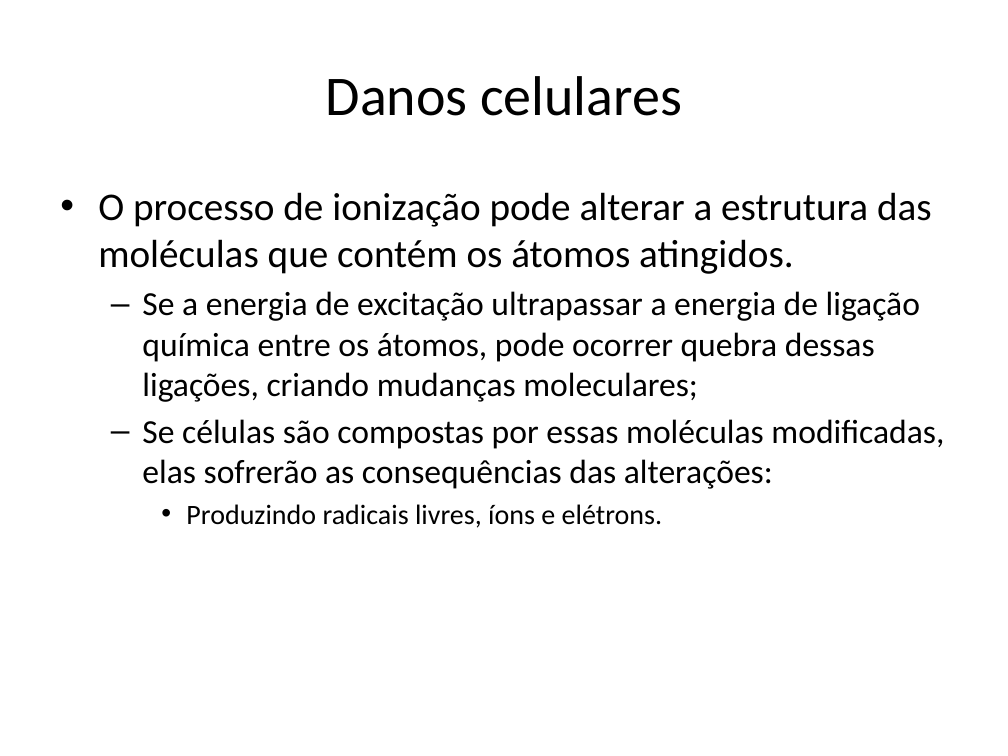
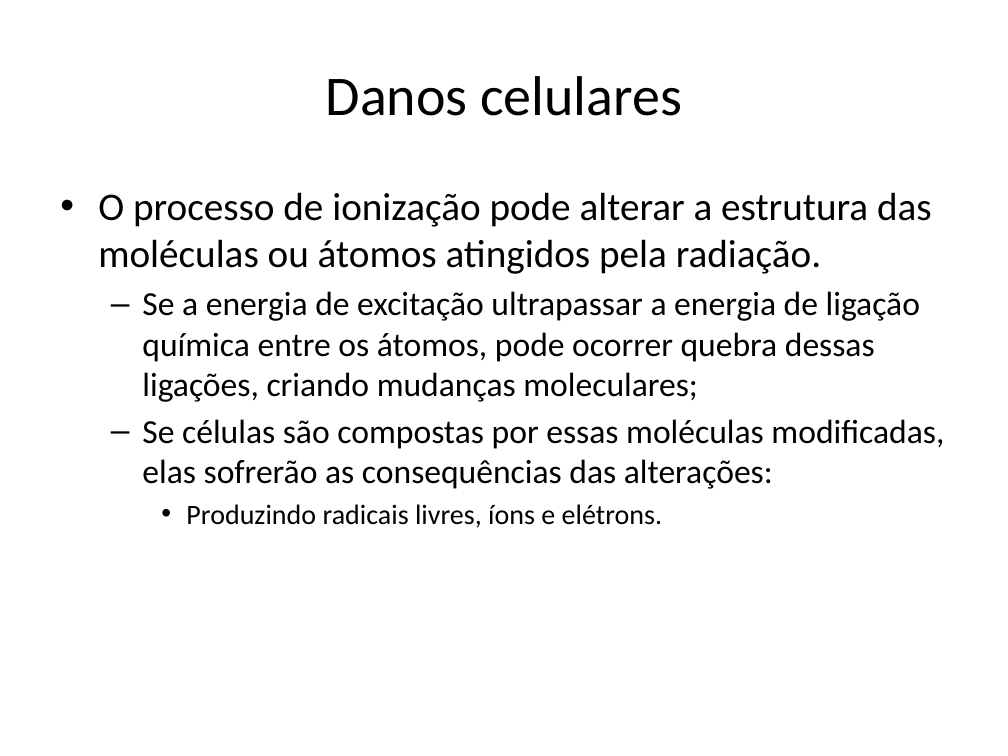
Before and after one commit to dioferreira/tcc, a slide deck: slide 18 of TCC_apresentação.pptx (slide 21 before the commit). Drawn at 1008x756 pixels with LibreOffice and Linux fonts; fonts in the diff are those of the drawing. Boxes give left, top, right and bottom in pixels: in the first picture for what was removed or moved away, otherwise in the second. Text is boxed around its words. In the diff, an @@ line names an element or a change of style, - is before the commit and + after.

```diff
--- a/TCC_apresentação.pptx
+++ b/TCC_apresentação.pptx
@@ text at (98, 192, 932, 274): text changed @@
-• O processo de ionização pode alterar a estrutura das moléculas que contém os átomos atingidos.
+• O processo de ionização pode alterar a estrutura das moléculas ou átomos atingidos pela radiação.
```
Also in this commit, not shown: 10 other slides changed, 3 slides removed.
